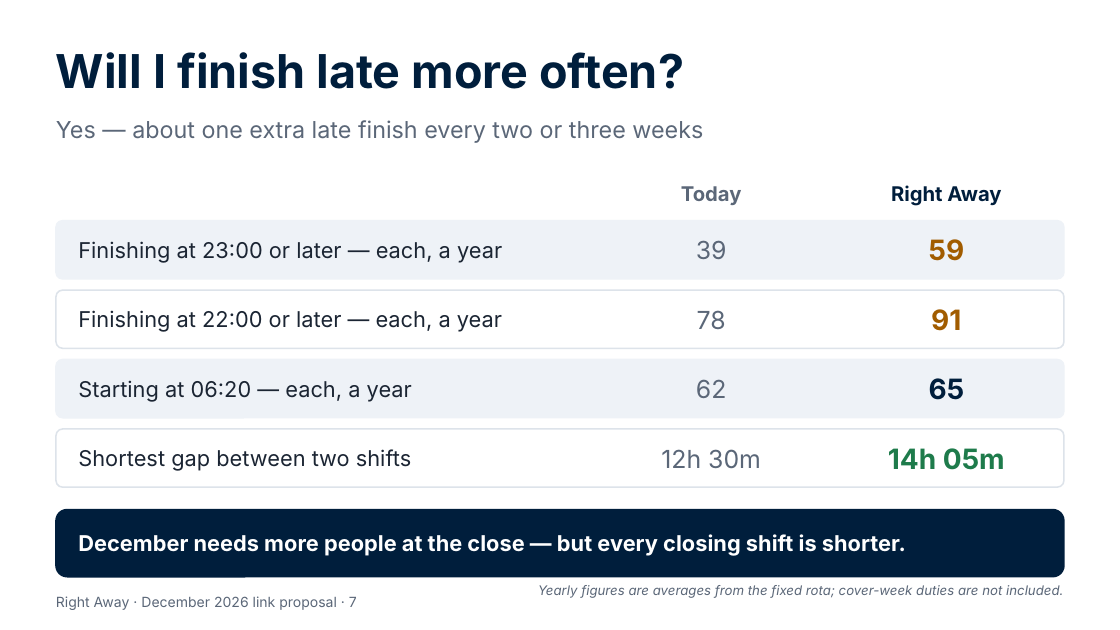
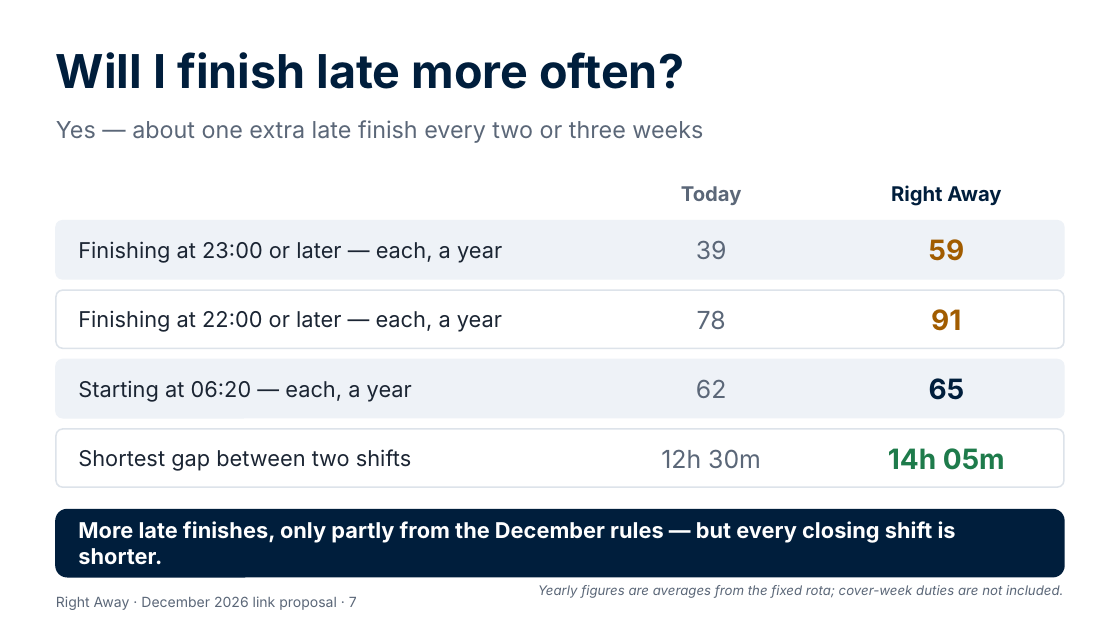
Before and after one commit to Garethdavidmiller/roster-app, a slide deck: slide 7 of docs/proposals/presentations/Right-Away-for-colleagues.pptx. Drawn at 1120x630 pixels with LibreOffice and Linux fonts; fonts in the diff are those of the drawing. Boxes give left, top, right and bottom in pixels: in the first picture for what was removed or moved away, otherwise in the second. Text is boxed around its words. In the diff, an @@ line names an element or a change of style, - is before the commit and + after.

```diff
--- a/docs/proposals/presentations/Right-Away-for-colleagues.pptx
+++ b/docs/proposals/presentations/Right-Away-for-colleagues.pptx
@@ text at <box>78,521,956,565</box>: text changed @@
-December needs more people at the close — but every closing shift is shorter.
+More late finishes, only partly from the December rules — but every closing shift is shorter.
```
Also in this commit, not shown: 5 other slides changed, 9 other files.
